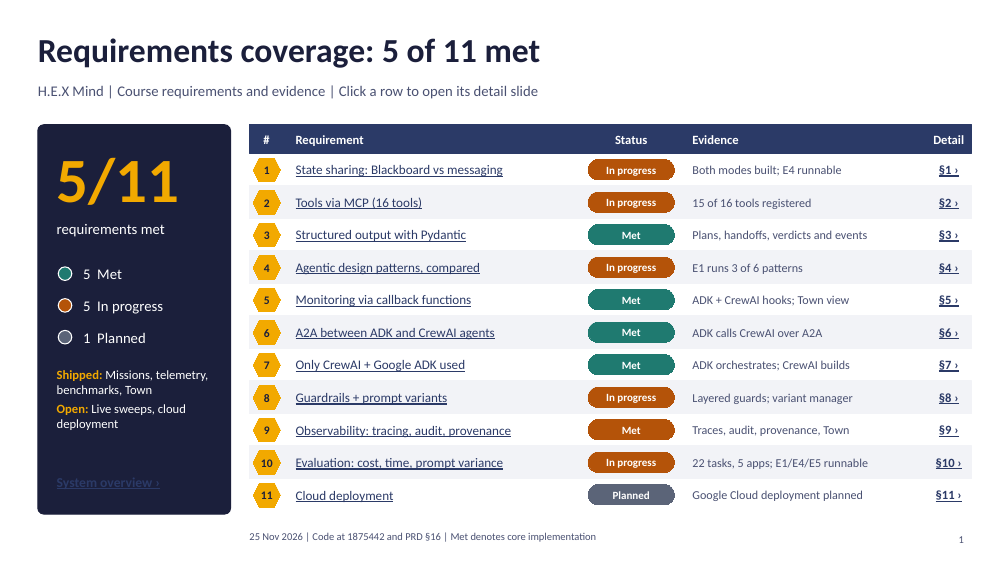
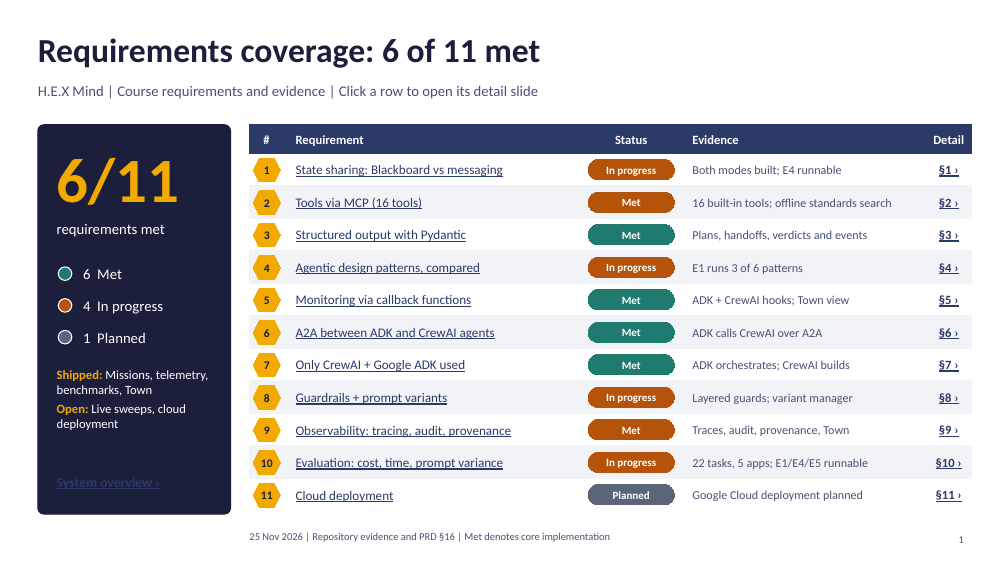
Before and after one commit to Cykikz/HEX, a slide deck: slide 1 of HEX_Mind_Requirements_Coverage_v2.pptx. Drawn at 1008x567 pixels with LibreOffice and Linux fonts; fonts in the diff are those of the drawing. Boxes give left, top, right and bottom in pixels: in the first picture for what was removed or moved away, otherwise in the second. Text is boxed around its words. In the diff, an @@ line names an element or a change of style, - is before the commit and + after.

Commit message:
Add offline standards search to the workspace MCP server

```diff
--- a/HEX_Mind_Requirements_Coverage_v2.pptx
+++ b/HEX_Mind_Requirements_Coverage_v2.pptx
@@ title at [38, 38, 541, 68]: text changed @@
-Requirements coverage: 5 of 11 met
+Requirements coverage: 6 of 11 met
@@ text at [57, 157, 180, 205]: text changed @@
-5/11
+6/11
@@ text in rounded rectangle at [622, 199, 641, 206]: text changed @@
-In progress
+Met
@@ text at [692, 198, 892, 209]: text changed @@
-15 of 16 tools registered
+16 built-in tools; offline standards search
@@ text at [83, 269, 122, 279]: text changed @@
-5 Met
+6 Met
@@ text at [83, 301, 163, 314]: text changed @@
-5 In progress
+4 In progress
@@ text at [249, 532, 610, 542]: text changed @@
-25 Nov 2026 | Code at 1875442 and PRD §16 | Met denotes core implementation
+25 Nov 2026 | Repository evidence and PRD §16 | Met denotes core implementation
```
Also in this commit, not shown: 2 other slides changed, 11 other files.
